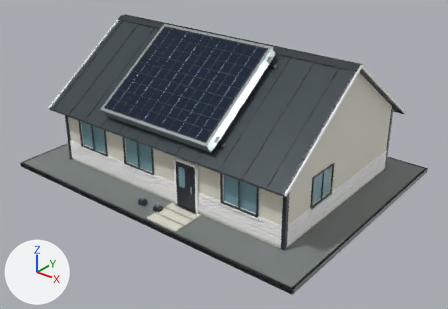
Renders of the glTF model model-domu/3d/dom.glb from each side of a commit.
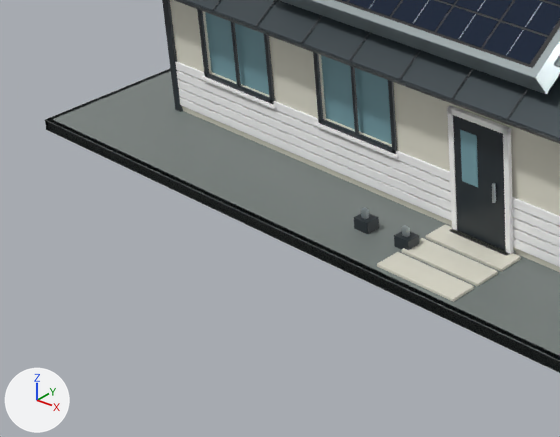
Each version is shown whole from a camera (50 mm lens) standing at (0.941, -0.571, 0.525) and looking at (0.325, 0.199, 0.048), then close up on the part from 1% to 48% of the width and 38% to 92% of the height. The lights are fixed; the arrows at lower left show +X, +Y and +Z. The first two pictures are the older version. Where no turn or scale is listed for an object, it has been applied to the vertices.

In view in the first close-up: 'A01 Vodorovny obklad celo', 'A01 Vodorovny obklad celo.002', 'A01 Vodorovny obklad celo.004', 'A01 Vodorovny obklad celo.006', 'A05 Dvere pevna doska 40x82x2', 'Obvodova hrana podstavy.002', 'P01 Podstava 600x450x8', 'P02 Predna stena 480x120x6', 'Prepinac svetiel kryt.001', 'ROOF P10 rovina 504x230x4', 'SOLAR Panel 230x195x17', 'Volitelny difuzny akrylat', 'Volitelny difuzny akrylat.001' and 40 more.
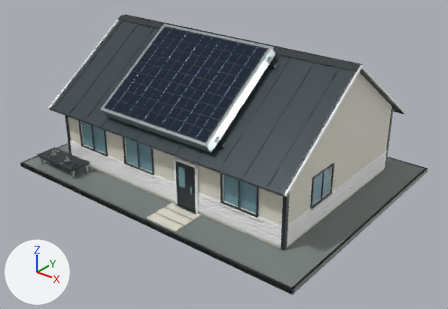
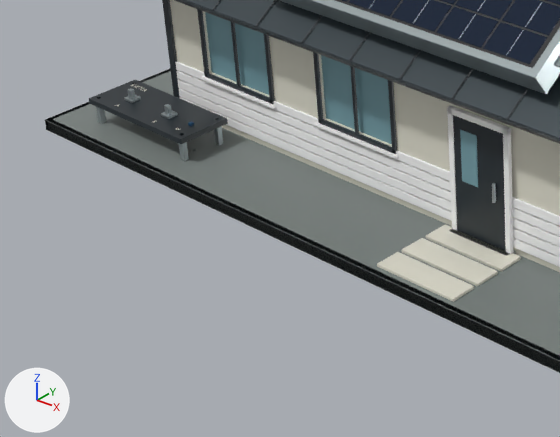
Edits to the bpy script that builds the scene:
```text
Add me_cube_391:
    me_cube_391.from_pydata(...)  # 56 vertices, 108 faces; spans x -0.004..0.004, y -0.004..0.004, z -0.001..0.001
    me_cube_391.materials.append(mat_hlinik)  # grey #afb9bc
Add me_cube_384:
    me_cube_384.from_pydata(...)  # 56 vertices, 108 faces; spans x -0.002..0.002, y -0.002..0.002, z -0.0075..0.0075
    me_cube_384.materials.append(mat_hlinik)  # grey #afb9bc
Add me_cube_380_1:
    me_cube_380_1.from_pydata(...)  # 351 vertices, 726 faces; spans x -0.05..0.05, y -0.02..0.02, z -0.002..0.002
    me_cube_380_1.materials.append(mat_antracitove_profily)  # dark grey #242d32
Change ob_prepinac_svetiel_kryt_001:
    ob_prepinac_svetiel_kryt_001.location: (0.321, 0.035, 0.012) -> (0.096, 0.036, 0.018)
Add ob_prepinac_matica_001:
    ob_prepinac_matica_001 = bpy.data.objects.new('Prepinac matica.001', me_cube_391)
    ob_prepinac_matica_001.location = (0.096, 0.036, 0.028)
Add ob_prepinac_matica:
    ob_prepinac_matica = bpy.data.objects.new('Prepinac matica', me_cube_391.copy())
    ob_prepinac_matica.location = (0.056, 0.036, 0.028)
Add ob_c01_distancny_stlpik_15mm_003:
    ob_c01_distancny_stlpik_15mm_003 = bpy.data.objects.new('C01 Distancny stlpik 15mm.003', me_cube_384)
    ob_c01_distancny_stlpik_15mm_003.location = (0.125, 0.053, 0.0155)
Add ob_c01_distancny_stlpik_15mm_001:
    ob_c01_distancny_stlpik_15mm_001 = bpy.data.objects.new('C01 Distancny stlpik 15mm.001', me_cube_384.copy())
    ob_c01_distancny_stlpik_15mm_001.location = (0.125, 0.023, 0.0155)
Add ob_c01_distancny_stlpik_15mm:
    ob_c01_distancny_stlpik_15mm = bpy.data.objects.new('C01 Distancny stlpik 15mm', me_cube_384.copy())
    ob_c01_distancny_stlpik_15mm.location = (0.035, 0.023, 0.0155)
Add ob_c01_ovladaci_panel_100x40x4:
    ob_c01_ovladaci_panel_100x40x4 = bpy.data.objects.new('C01 Ovladaci panel 100x40x4', me_cube_380_1)
    ob_c01_ovladaci_panel_100x40x4.location = (0.08, 0.038, 0.025)
```

What differs and where, as boxes (x1, y1, x2, y2) in the close-ups (560 x 437 px):
'C01 Ovladaci panel 100x40x4', added: after (89, 80, 228, 144)
'Prepinac svetiel kryt.001', moved (not visible afterwards): before (394, 231, 420, 250)
'C01 Distancny stlpik 15mm.001', added: after (179, 142, 189, 161)
'C01 Distancny stlpik 15mm.003', added: after (214, 126, 223, 145)
'C01 Distancny stlpik 15mm', added: after (96, 107, 106, 124)
'Prepinac matica.001', added: after (161, 111, 178, 119)
'Prepinac matica', added: after (124, 95, 141, 103)
